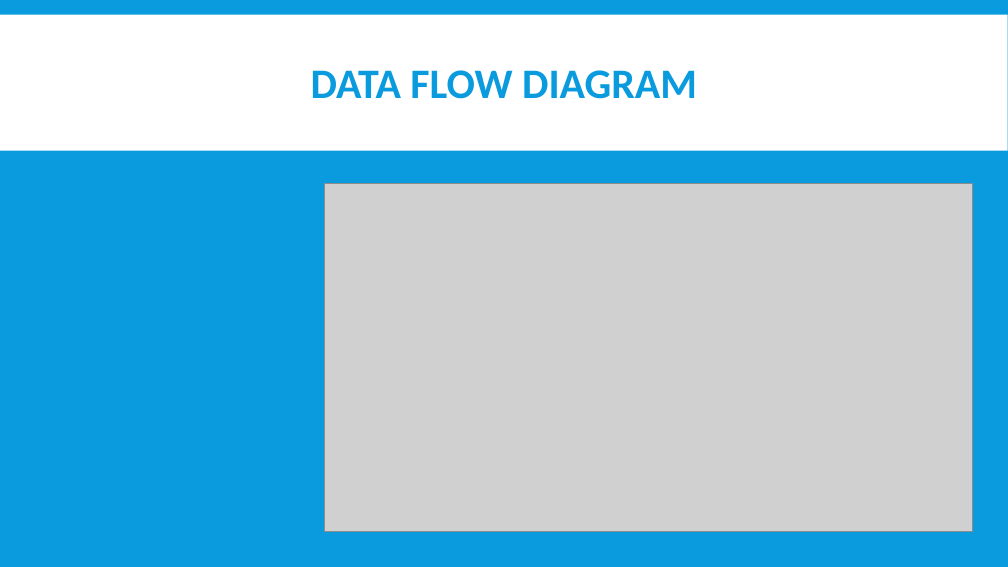
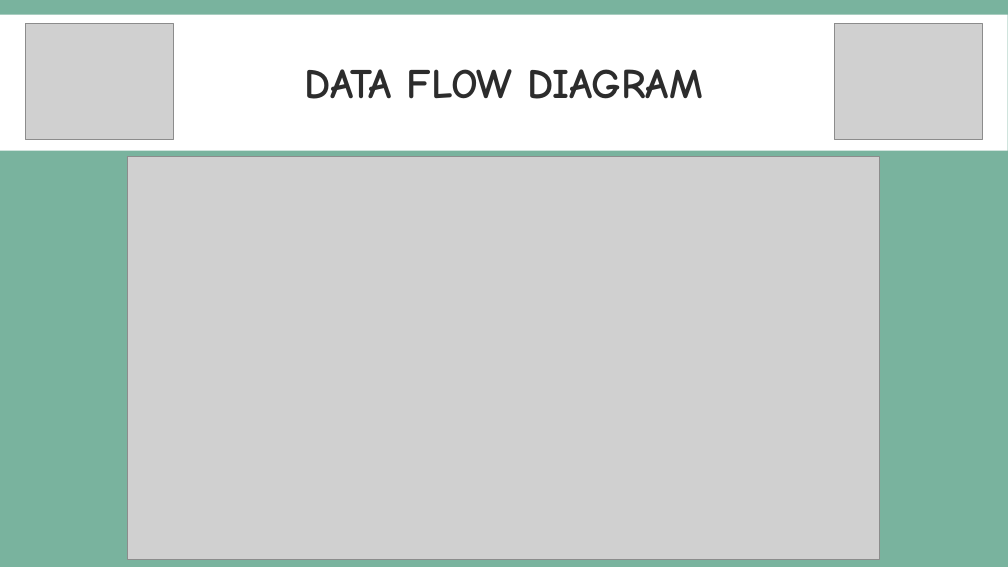
Before and after one commit to CYoung5560/Final_project, a slide deck: slide 5 of Documentation/GroupCinemaProject.pptx. Drawn at 1008x567 pixels with LibreOffice and Linux fonts; fonts in the diff are those of the drawing; grey boxes stand for pictures. Boxes give left, top, right and bottom in pixels: in the first picture for what was removed or moved away, otherwise in the second. Text is boxed around its words. In the diff, an @@ line names an element or a change of style, - is before the commit and + after.

```diff
--- a/Documentation/GroupCinemaProject.pptx
+++ b/Documentation/GroupCinemaProject.pptx
@@ background #099BDD to #79B39E @@
@@ picture added at <box>26,23,174,140</box> @@
@@ title "DATA FLOW DIAGRAM" at <box>305,69,702,99</box>: font Calibri to Comic Neue, text colour #099BDD to #2C2C2C @@
@@ picture added at <box>835,23,983,140</box> @@
@@ picture: place and size @@
-picture at <box>324,184,973,532</box>
+picture at <box>128,157,879,560</box>
```
Also in this commit, not shown: 9 other slides changed, 1 slide added, 1 slide removed, 2 other files.
